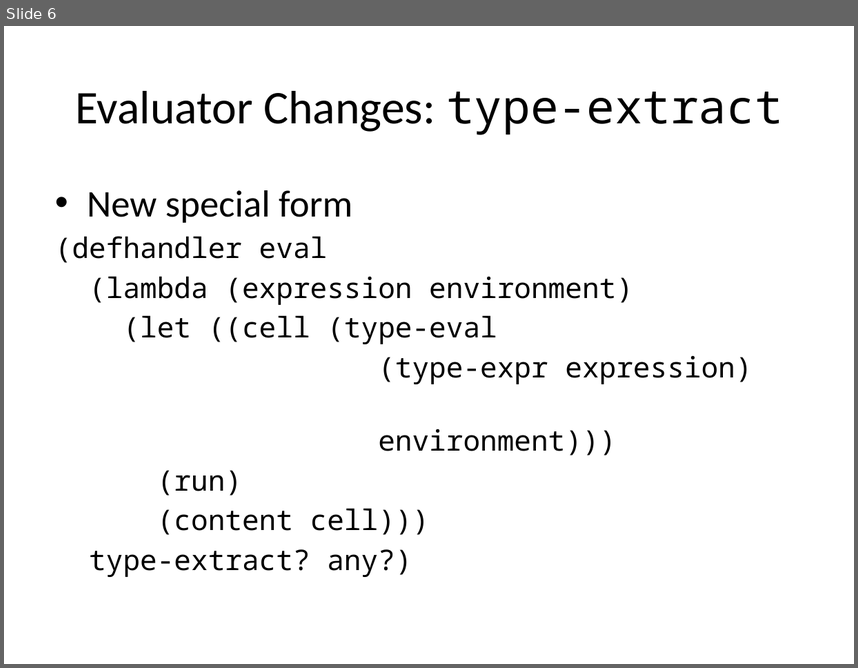
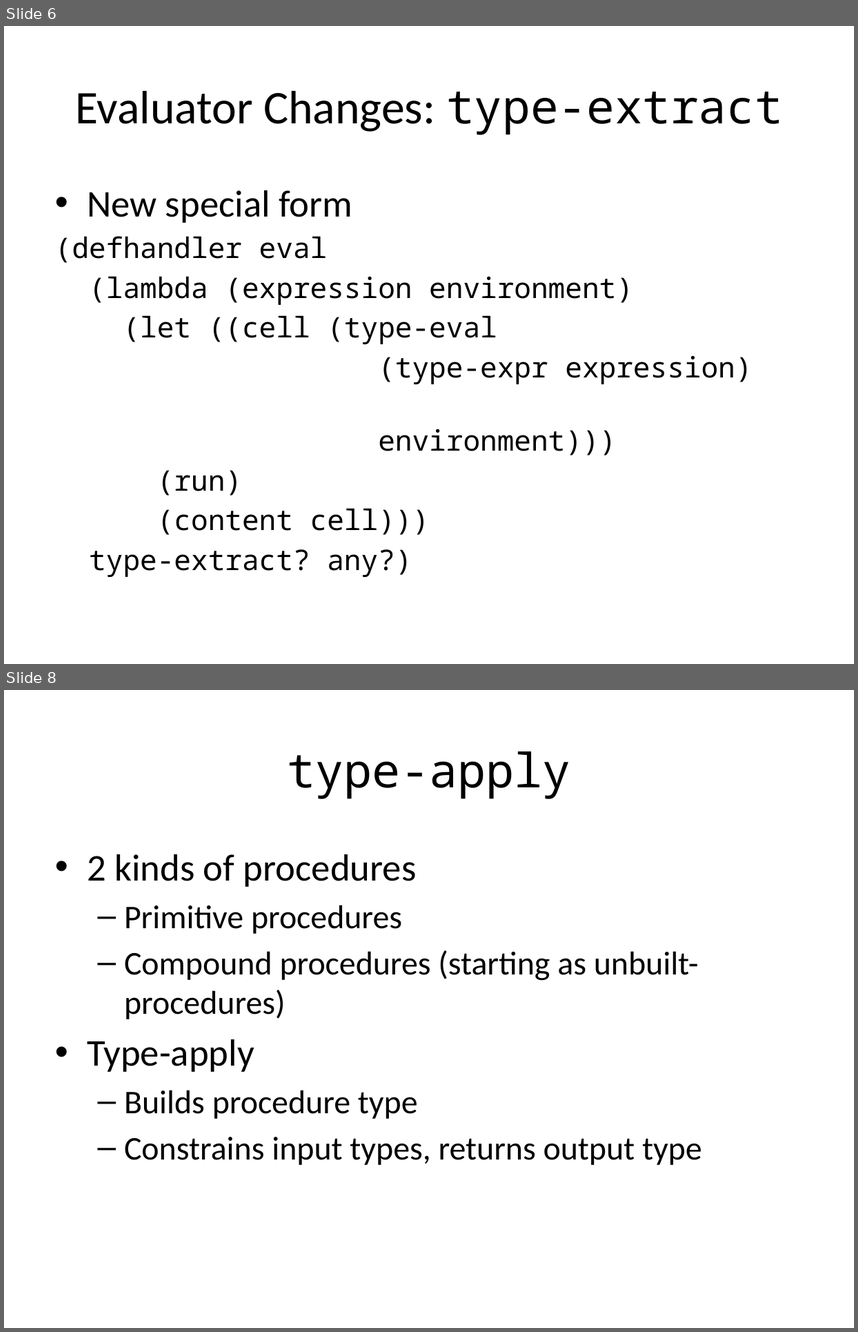
Before and after one commit to ahaven/6.945-Project, a slide deck: notes/Propagator_Type_Inferencer.pptx. Shown one above the other, each under a label of ours: slide 6 before the commit, slides 6 and 8 after it; the slides between them are not shown. The pictures are 858x668 and 858x1332 pixels, drawn with LibreOffice and Linux fonts; fonts in the diff are those of the drawing. Boxes give left, top, right and bottom in pixels: in the first picture for what was removed or moved away, otherwise in the second. Text is boxed around its words. In the diff, an @@ line names an element or a change of style, - is before the commit and + after.

Commit message:
type-apply slide

```diff
--- a/notes/Propagator_Type_Inferencer.pptx
+++ b/notes/Propagator_Type_Inferencer.pptx
@@ slide 8 added at <box>4,690,854,1328</box>, background #FFFFFF @@
@@ title added at <box>288,751,570,799</box>, 40 pt, text #000000 @@
+type-apply
@@ text added at <box>87,854,702,1165</box>, 28 pt, text #000000 @@
+• 2 kinds of procedures
+  – Primitive procedures
+  – Compound procedures (starting as unbuilt-procedures)
+• Type-apply
+  – Builds procedure type
+  – Constrains input types, returns output type
```
Also in this commit, not shown: 1 slide changed.
